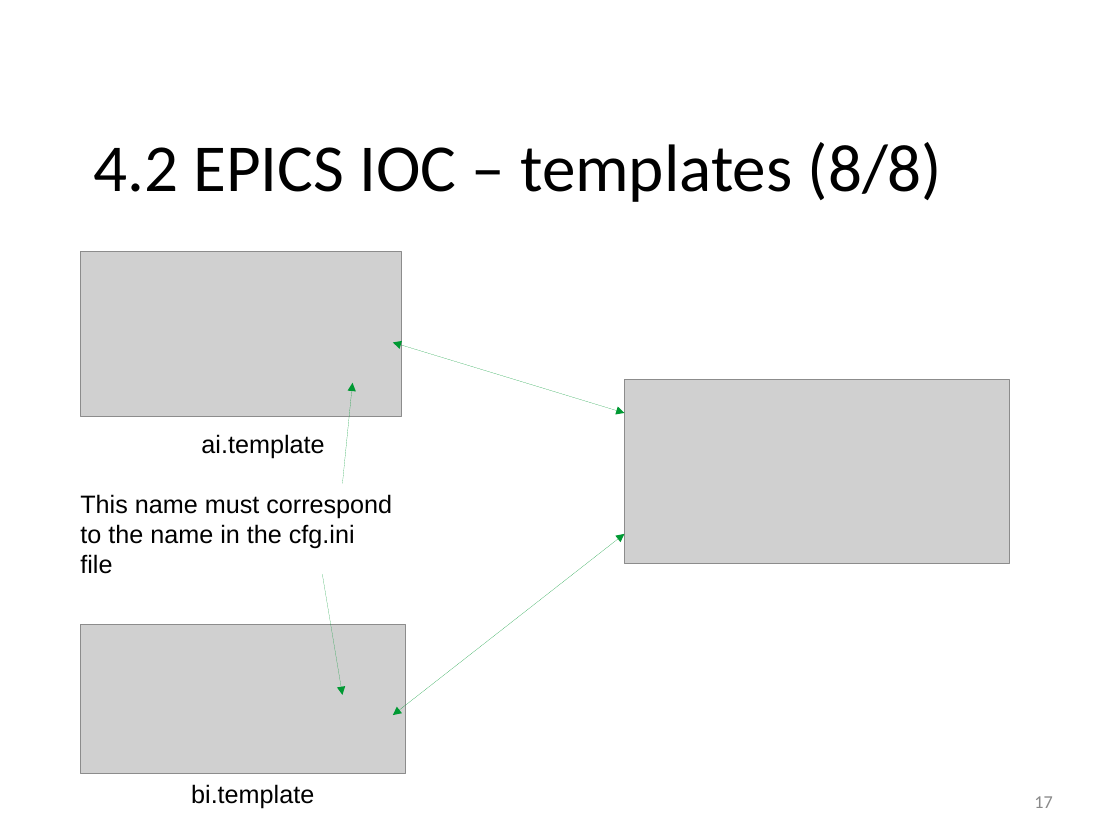
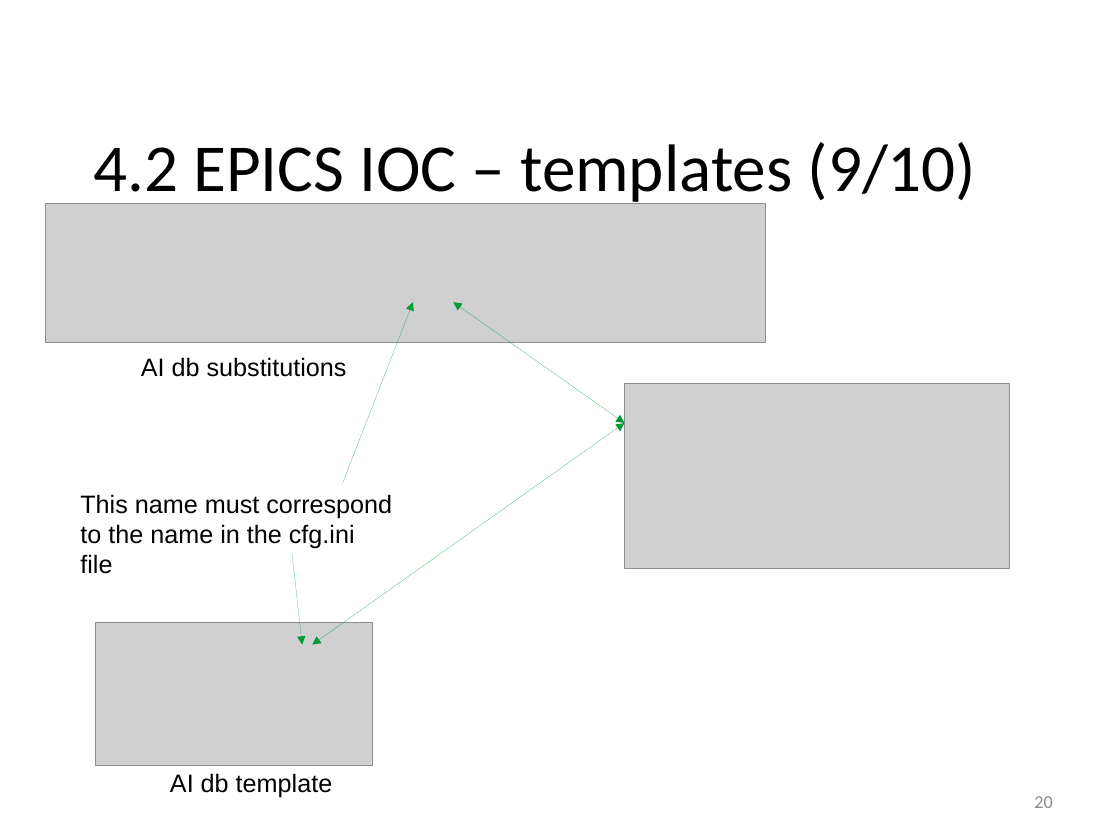
Before and after one commit to lnls-sol/project-nheengatu, a slide deck: slide 20 of docs/CRIO-EPICs-integration.odp (slide 17 before the commit). Drawn at 1120x840 pixels with LibreOffice and Linux fonts; fonts in the diff are those of the drawing; grey boxes stand for pictures; background and template pictures are left out. Boxes give left, top, right and bottom in pixels: in the first picture for what was removed or moved away, otherwise in the second. Text is boxed around its words. In the diff, an @@ line names an element or a change of style, - is before the commit and + after.

```diff
--- a/docs/CRIO-EPICs-integration.odp
+++ b/docs/CRIO-EPICs-integration.odp
@@ text at (93,142,977,208): text changed @@
-4.2 EPICS IOC – templates (8/8)
+4.2 EPICS IOC – templates (9/10)
@@ picture: place and size @@
-picture at (81,252,402,417)
+picture at (45,204,765,342)
@@ arrow moved from (342, 483) - (353, 383) to (342, 483) - (413, 302) @@
@@ double arrow moved from (393, 342) - (624, 413) to (453, 302) - (624, 423) @@
@@ text added at (141,357,347,377), 18 pt, text #000000 @@
+AI db substitutions
@@ picture: place and size @@
-picture at (624,380,1009,564)
+picture at (624,384,1009,568)
@@ double arrow moved from (393, 715) - (624, 534) to (312, 645) - (624, 423) @@
@@ arrow moved from (322, 574) - (342, 695) to (292, 554) - (302, 645) @@
@@ picture: place and size @@
-picture at (81,624,406,774)
+picture at (96,622,373,765)
@@ text at (170,773,333,797): text changed @@
-ai.template
+AI db template
@@ text removed at (191,784,314,809) @@
-bi.template
@@ page number at (1034,796,1052,808): text changed @@
-17
+20
```
Also in this commit, not shown: 15 other slides changed, 8 slides added, 4 slides removed, 2 other files.
